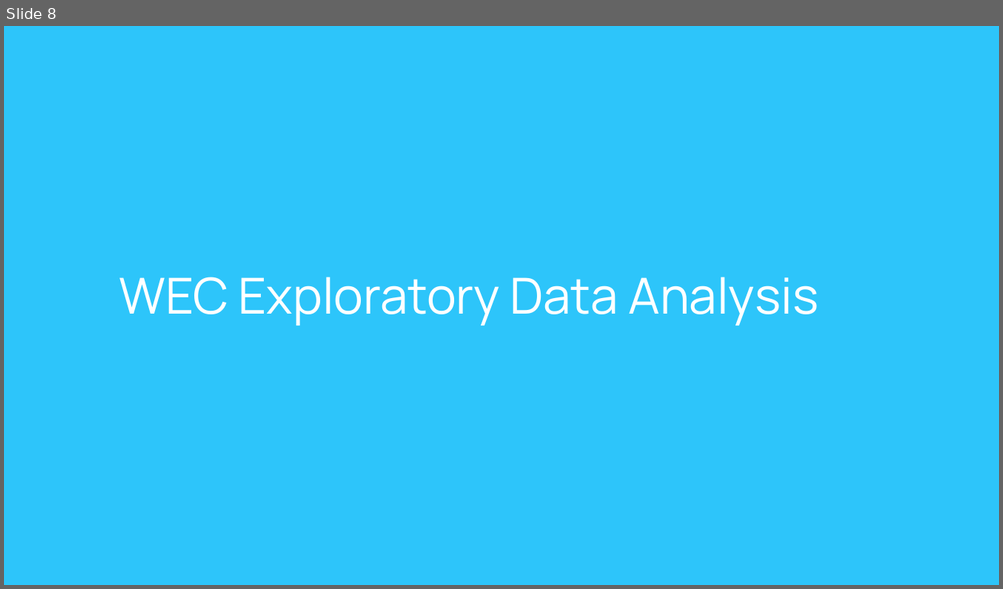
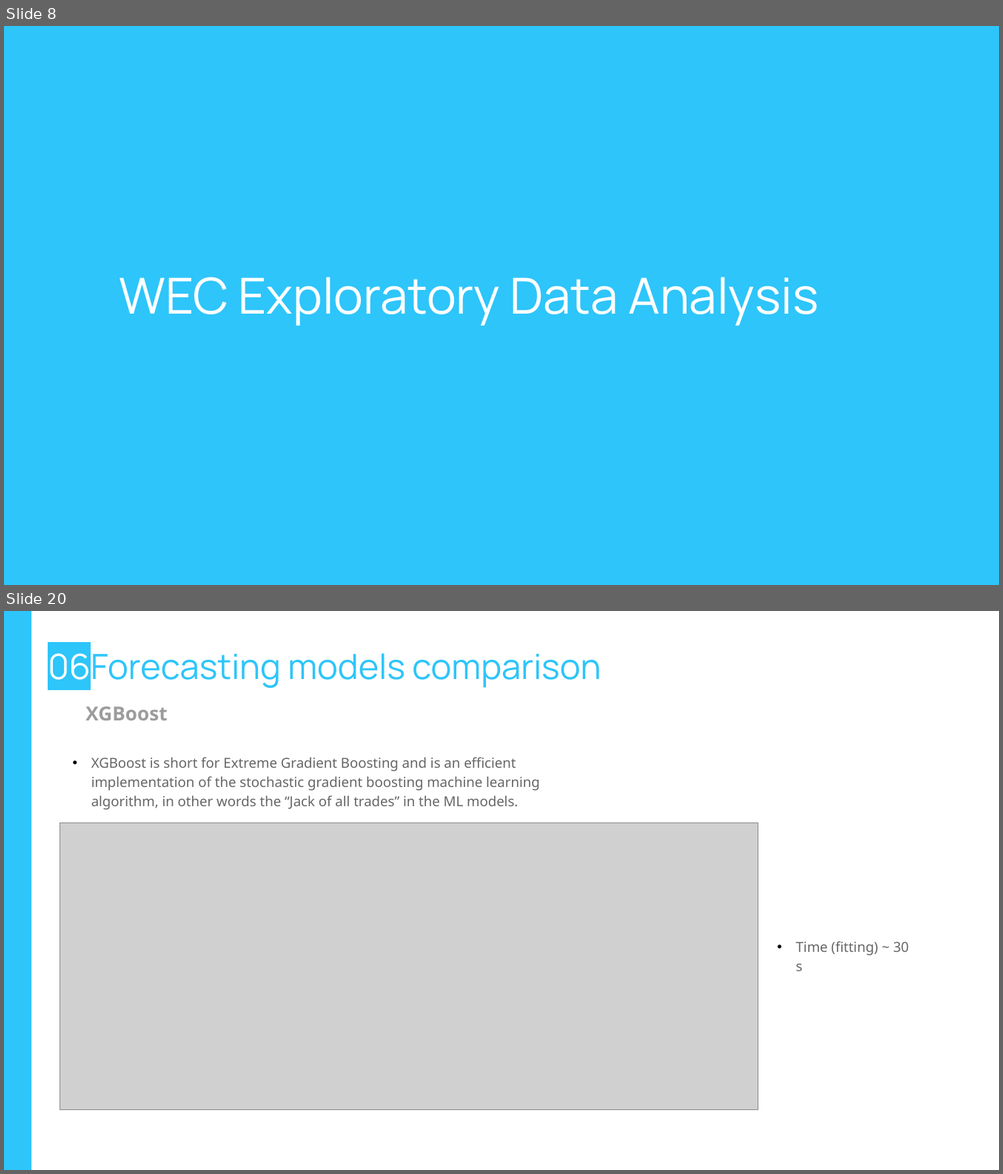
Before and after one commit to Edoardo1996/iornhack-final-project, a slide deck: pres/Ironhac-final-project.pptx. Shown one above the other, each under a label of ours: slide 8 before the commit, slides 8 and 20 after it; the slides between them are not shown. The pictures are 1003x589 and 1003x1174 pixels, drawn with LibreOffice and Linux fonts; fonts in the diff are those of the drawing; grey boxes stand for pictures; background and template pictures are left out. Boxes give left, top, right and bottom in pixels: in the first picture for what was removed or moved away, otherwise in the second. Text is boxed around its words. In the diff, an @@ line names an element or a change of style, - is before the commit and + after.

Commit message:
Opt run of Deep learning method

```diff
--- a/pres/Ironhac-final-project.pptx
+++ b/pres/Ironhac-final-project.pptx
@@ slide 20 added at (4,611,999,1170), background #FFFFFF @@
@@ rectangle added at (4,611,31,1170), fill #2DC5FA @@
@@ title added at (48,647,600,688), 25.2 pt, text #2DC5FA @@
+06Forecasting models comparison
@@ text added at (85,706,167,721), 14 pt, text #9C9C9C, bold @@
+XGBoost
@@ text added at (91,758,540,810), 10 pt, text #666666 @@
+• XGBoost is short for Extreme Gradient Boosting and is an efficient implementation of the stochastic gradient boosting machine learning algorithm, in other words the “Jack of all trades” in the ML models.
@@ picture added at (60,823,758,1109) @@
@@ text added at (796,942,908,971), 10 pt, text #666666 @@
+• Time (fitting) ~ 30 s
```
Also in this commit, not shown: 6 slides changed, 11 other slides added, 23 slides removed, 3 other files.
